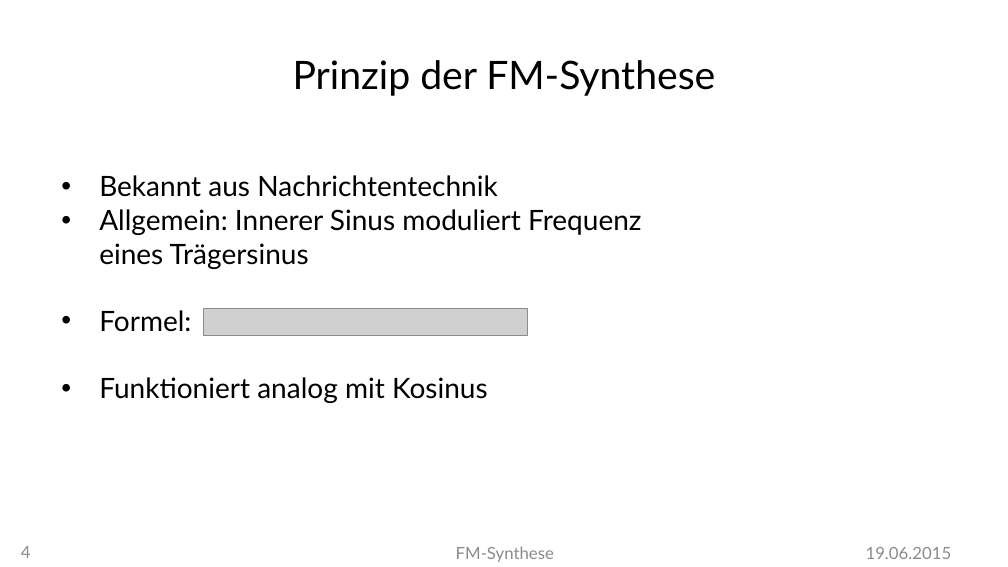
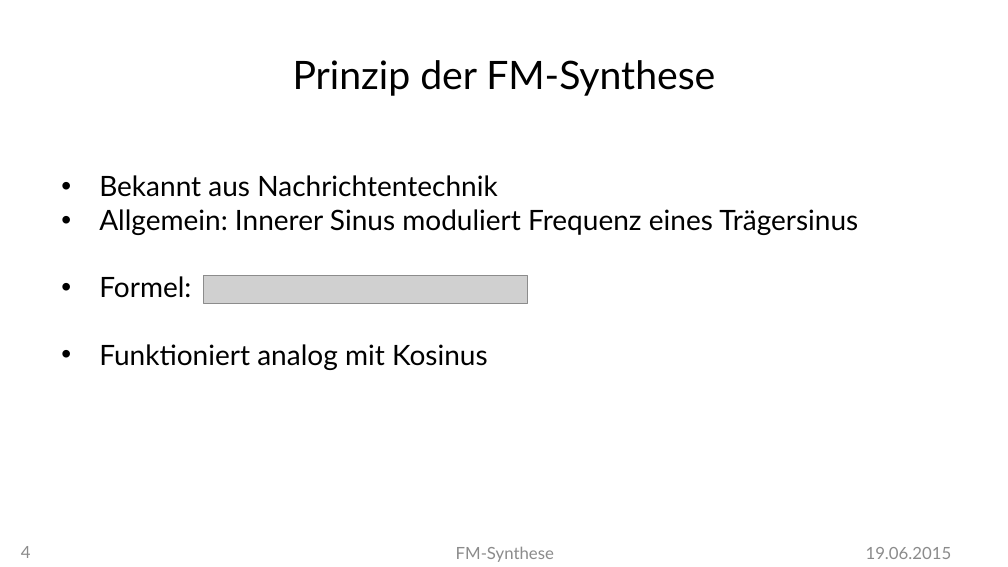
Before and after one commit to MBulli/VSeminar, a slide deck: slide 4 of Praesentation/FMSynthese-Julius.pptx. Drawn at 1008x567 pixels with LibreOffice and Linux fonts; fonts in the diff are those of the drawing; grey boxes stand for pictures; background and template pictures are left out. Boxes give left, top, right and bottom in pixels: in the first picture for what was removed or moved away, otherwise in the second. Text is boxed around its words. In the diff, an @@ line names an element or a change of style, - is before the commit and + after.

```diff
--- a/Praesentation/FMSynthese-Julius.pptx
+++ b/Praesentation/FMSynthese-Julius.pptx
@@ text "Bekannt aus Nachrichtentechnik" rewrapped from bbox=[99, 175, 642, 403] to bbox=[99, 175, 858, 370] @@
@@ picture: place and size @@
-picture at bbox=[204, 308, 528, 337]
+picture at bbox=[204, 275, 528, 303]
```
Also in this commit, not shown: 2 other slides changed, 3 other files.
